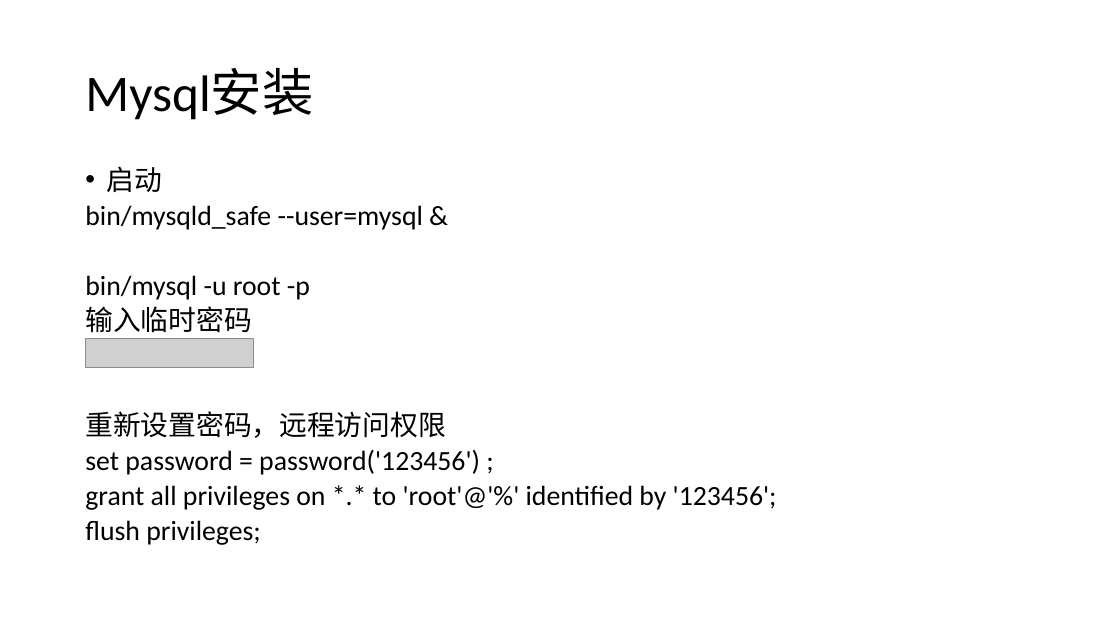
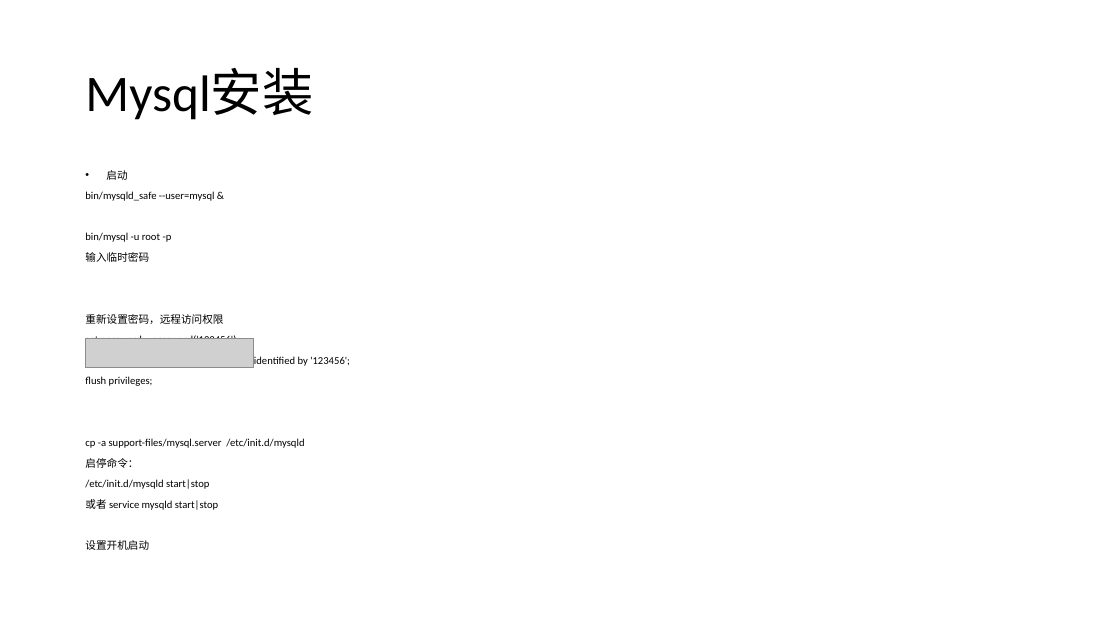
Before and after one commit to jee4a/jee4a-mysql-read-write, a slide deck: slide 6 of docs/Mysql 5.7主从搭建及读写分离应用示例.pptx. Drawn at 1120x630 pixels with LibreOffice and Linux fonts; fonts in the diff are those of the drawing; grey boxes stand for pictures. Boxes give left, top, right and bottom in pixels: in the first picture for what was removed or moved away, otherwise in the second. Text is boxed around its words. In the diff, an @@ line names an element or a change of style, - is before the commit and + after.

Commit message:
增加启停命令

```diff
--- a/docs/Mysql 5.7主从搭建及读写分离应用示例.pptx
+++ b/docs/Mysql 5.7主从搭建及读写分离应用示例.pptx
@@ text at [85, 170, 350, 386]: size 23.8 to 9.1 pt in "启动", "bin/mysqld_safe --user=mysql &", "bin/mysql -u root -p", "输入临时密码" and 4 more places @@
@@ text at [85, 438, 304, 550]: paragraphs added @@
+cp -a support-files/mysql.server /etc/init.d/mysqld
+启停命令：
+/etc/init.d/mysqld start|stop
+或者 service mysqld start|stop
+设置开机启动
```
Also in this commit, not shown: 2 other slides changed.
